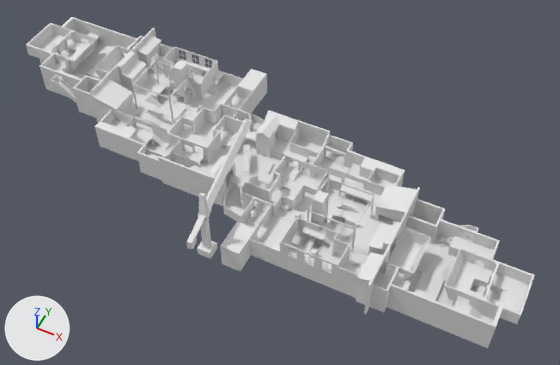
The OBJ model torres/static/models/vanguard.obj: old version first, new version second.
Rendered twice from a 50 mm camera at (5165.0, -8886.0, 11028.0) aimed at (883.0, -321.0, 322.0). The axes (+X, +Y, +Z) are drawn at lower left. The lights are the same throughout. Where no turn or scale is listed for an object, it has been applied to the vertices. Vertices at the same position are counted once.

Names of what the first picture shows: 'vanguard'.
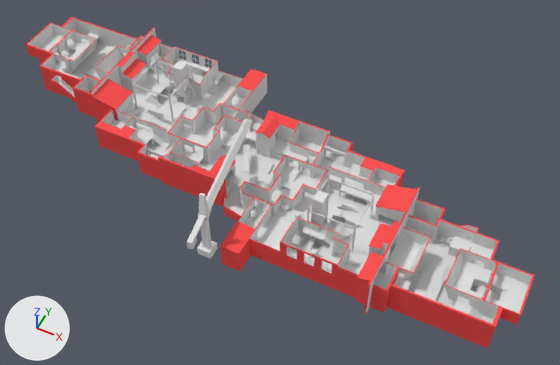
Boxes (x1, y1, x2, y2) around the edits, measured in the pictures (560 x 365 px):
part 1 of me_vanguard, cut back: before (26, 28, 533, 320); after (26, 29, 498, 308)
part 2 of me_vanguard, recoloured: (28, 19, 532, 324) in both
part 3 of me_vanguard, recoloured (grey to red): (27, 17, 535, 348) in both

Patch to the scene script:
```diff
--- a/torres/static/models/vanguard.obj.py
+++ b/torres/static/models/vanguard.obj.py
@@ mat_oob @@
+mat_oob = principled_material('oob')
+mat_oob.base_color = (0.971, 0.0667, 0.0667)  # red #fc4949
+mat_oob.roughness = 0.9
@@ mat_base @@
+mat_base = principled_material('base')
+mat_base.base_color = (0.769, 0.769, 0.769)  # light grey #e3e3e3
+mat_base.roughness = 0.9
@@ me_vanguard @@
 # used by ob_vanguard; location = (0.0, 0.0, 0.0)
-me_vanguard.from_pydata(...)  # 4835 vertices, 5503 faces; spans x -5600.0..5600.0, y -2740.0..2176.0, z -64.0..1476.0
+me_vanguard.from_pydata(...)  # 4720 vertices, 5293 faces; spans x -5600.0..5600.0, y -2740.0..2176.0, z -64.0..1476.0
+# me_vanguard part 1: 9 vertices moved from x -3328.0..3328.0, y -784.0..784.0, z 160.0..556.0 to x -3328.0..3328.0, y -805.0..805.0, z 160.0..552.0; 219 vertices removed from x -5312.0..5312.0, y -1880.0..1880.0, z -64.0..736.0; 104 vertices added at x -4896.0..4896.0, y -1819.0..1824.0, z -64.0..744.0
+# me_vanguard part 2: 3694 faces spanning x -5568.0..5568.0, y -2740.0..2176.0, z -64.0..1476.0 switch from mat_test_color004 (white #e7e7e7) to mat_base (light grey #e3e3e3)
+# me_vanguard part 3: 220 faces spanning x -5600.0..5600.0, y -2176.0..2176.0, z -64.0..832.0 switch from mat_test_color004 (white #e7e7e7) to mat_oob (red #fc4949)
```
